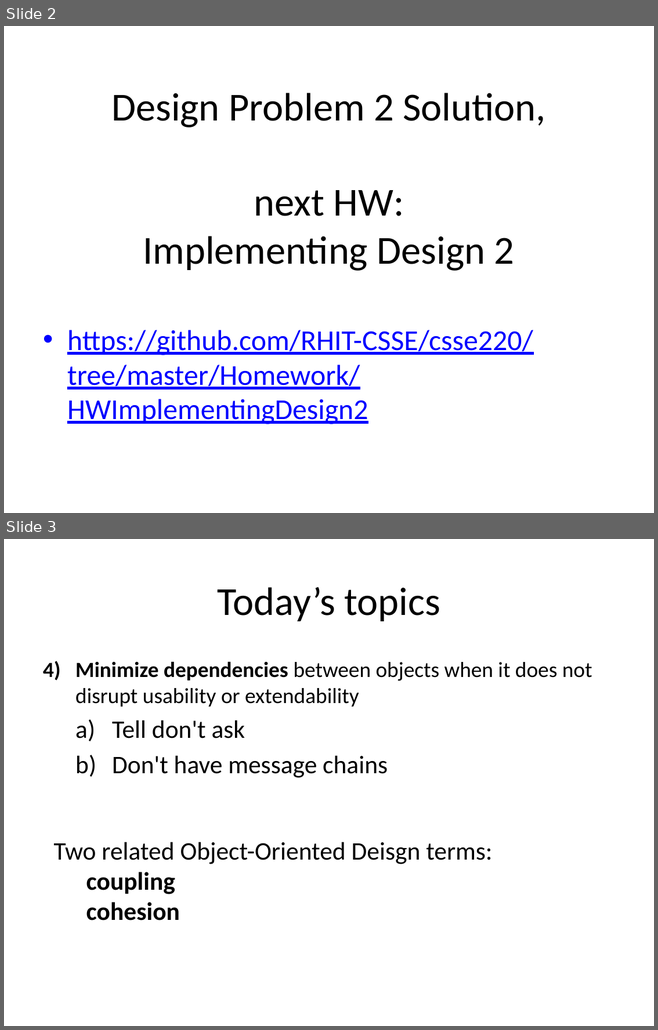
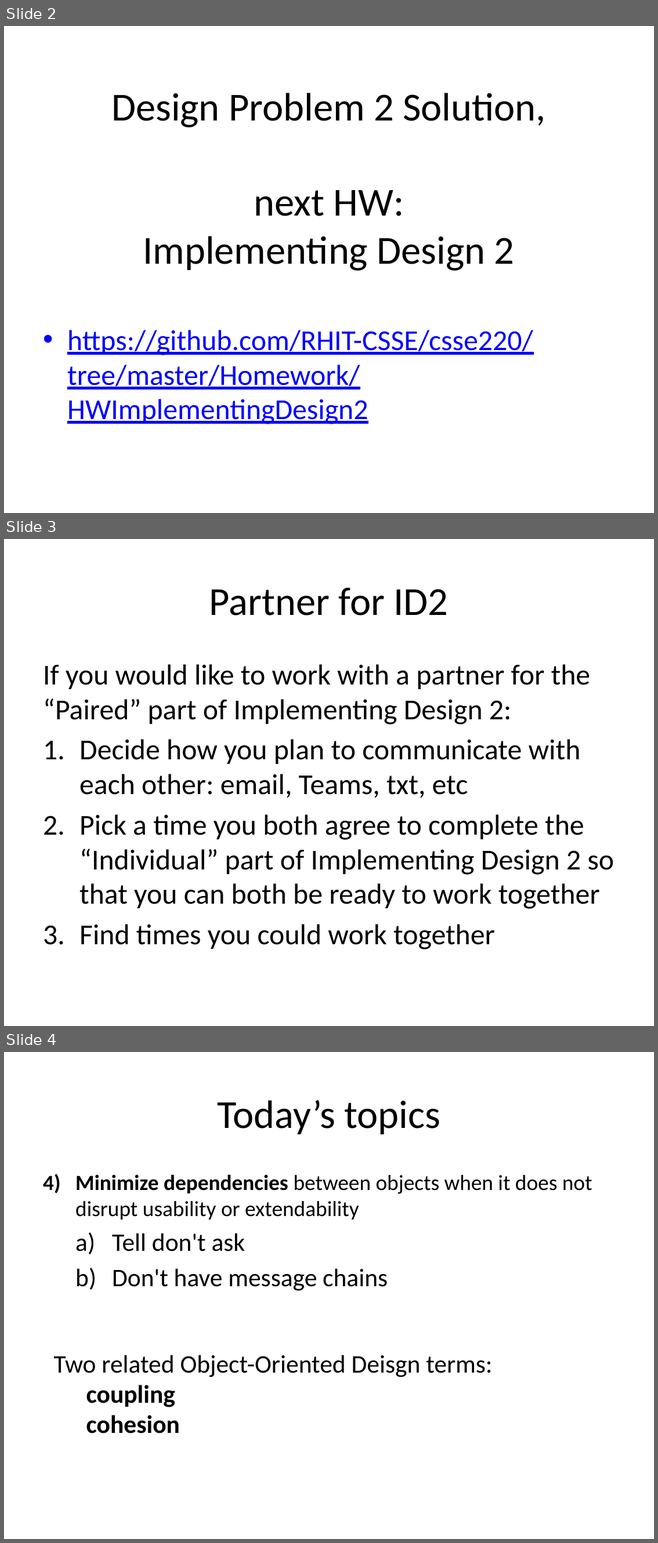
Before and after one commit to RHIT-CSSE/csse220, a slide deck: ClassMaterials/CohesionAndCoupling/Slides/Cohesion_And_Coupling.pptx. Shown one above the other, each under a label of ours: slides 2 and 3 before the commit, slides 2, 3 and 4 after it. The pictures are 658x1030 and 658x1543 pixels, drawn with LibreOffice and Linux fonts; fonts in the diff are those of the drawing. Boxes give left, top, right and bottom in pixels: in the first picture for what was removed or moved away, otherwise in the second. Text is boxed around its words. In the diff, an @@ line names an element or a change of style, - is before the commit and + after.

```diff
--- a/ClassMaterials/CohesionAndCoupling/Slides/Cohesion_And_Coupling.pptx
+++ b/ClassMaterials/CohesionAndCoupling/Slides/Cohesion_And_Coupling.pptx
@@ slide 3 added at [4,539,654,1026], background #FFFFFF @@
@@ title added at [209,588,448,616], 44 pt, text #000000 @@
+Partner for ID2
@@ text added at [43,664,614,950], 32 pt, text #000000 @@
+If you would like to work with a partner for the “Paired” part of Implementing Design 2:
+1. Decide how you plan to communicate with each other: email, Teams, txt, etc
+2. Pick a time you both agree to complete the “Individual” part of Implementing Design 2 so that you can both be ready to work together
+3. Find times you could work together
@@ what was slide 3 is now slide 4 @@
```
Also in this commit, not shown: 8 slides changed.
